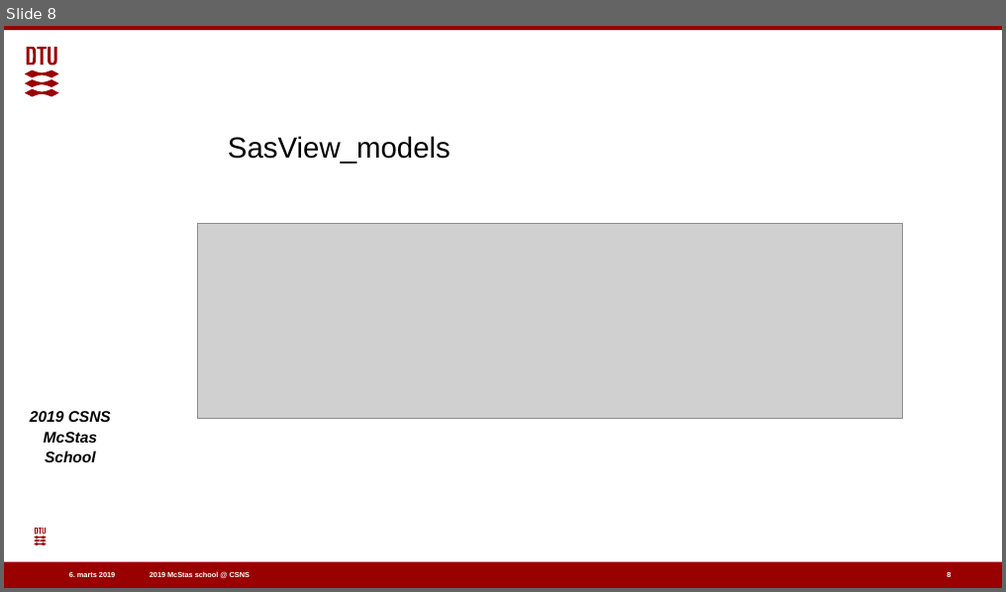
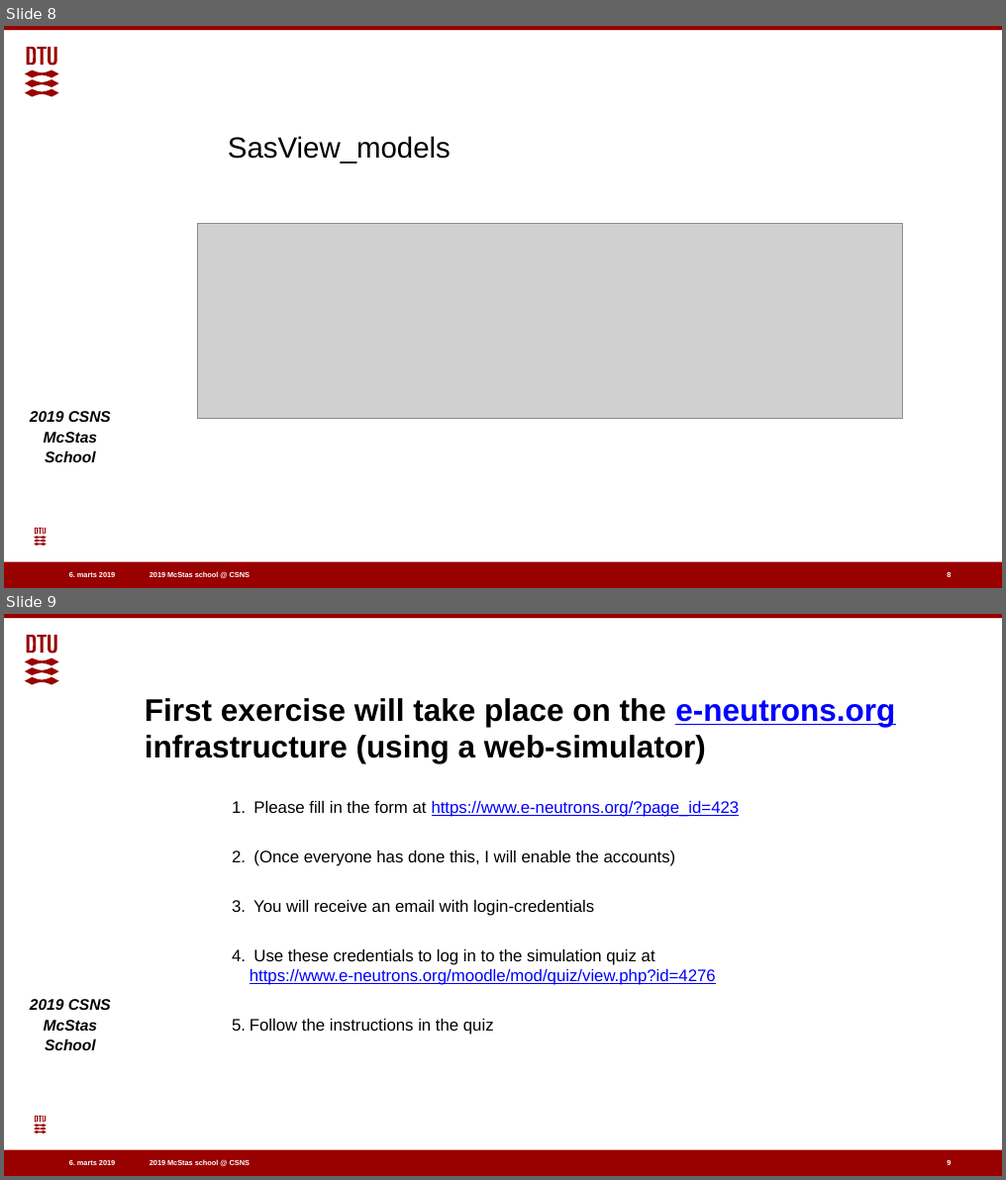
Before and after one commit to eddymaoui/Schools, a slide deck: CSNS_March_2019/4_Thursday_March_28th/4_SANS/SANS.pptx. Shown one above the other, each under a label of ours: slide 8 before the commit, slides 8 and 9 after it. The pictures are 1006x592 and 1006x1180 pixels, drawn with LibreOffice and Linux fonts; fonts in the diff are those of the drawing; grey boxes stand for pictures; background and template pictures are left out. Boxes give left, top, right and bottom in pixels: in the first picture for what was removed or moved away, otherwise in the second. Text is boxed around its words. In the diff, an @@ line names an element or a change of style, - is before the commit and + after.

Commit message:
Quick solution: Try using e-neutrons for this exercise

```diff
--- a/CSNS_March_2019/4_Thursday_March_28th/4_SANS/SANS.pptx
+++ b/CSNS_March_2019/4_Thursday_March_28th/4_SANS/SANS.pptx
@@ slide 9 added at [4, 614, 1002, 1176], background #FFFFFF; not listed: 7 template elements that a slide beside it also shows @@
@@ title added at [145, 698, 895, 763], 30 pt, text #000000, bold @@
+First exercise will take place on the e-neutrons.org infrastructure (using a web-simulator)
@@ text added at [250, 800, 740, 1035], 16 pt, text #000000 @@
+1. Please fill in the form at https://www.e-neutrons.org/?page_id=423
+2. (Once everyone has done this, I will enable the accounts)
+3. You will receive an email with login-credentials
+4. Use these credentials to log in to the simulation quiz at
+   https://www.e-neutrons.org/moodle/mod/quiz/view.php?id=4276
+5. Follow the instructions in the quiz
@@ page number added at [946, 1159, 950, 1167], 7 pt, text #FFFFFF, bold @@
+9
```
Also in this commit, not shown: 2 other files.
